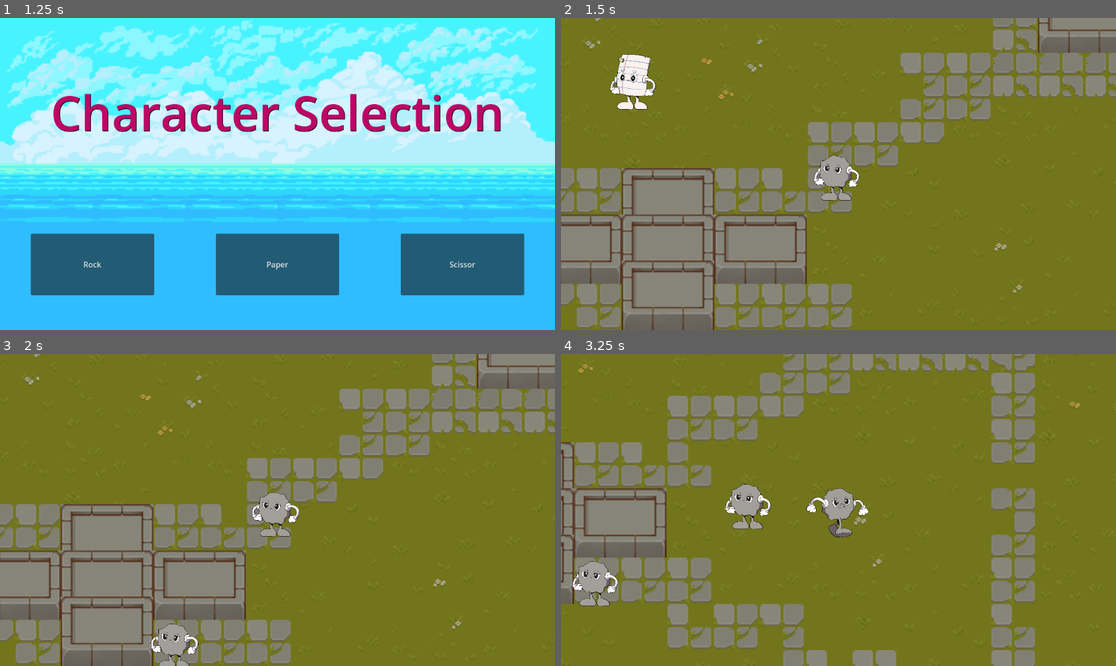
Above: before the commit, frames 1-4 (two rows, left to right).
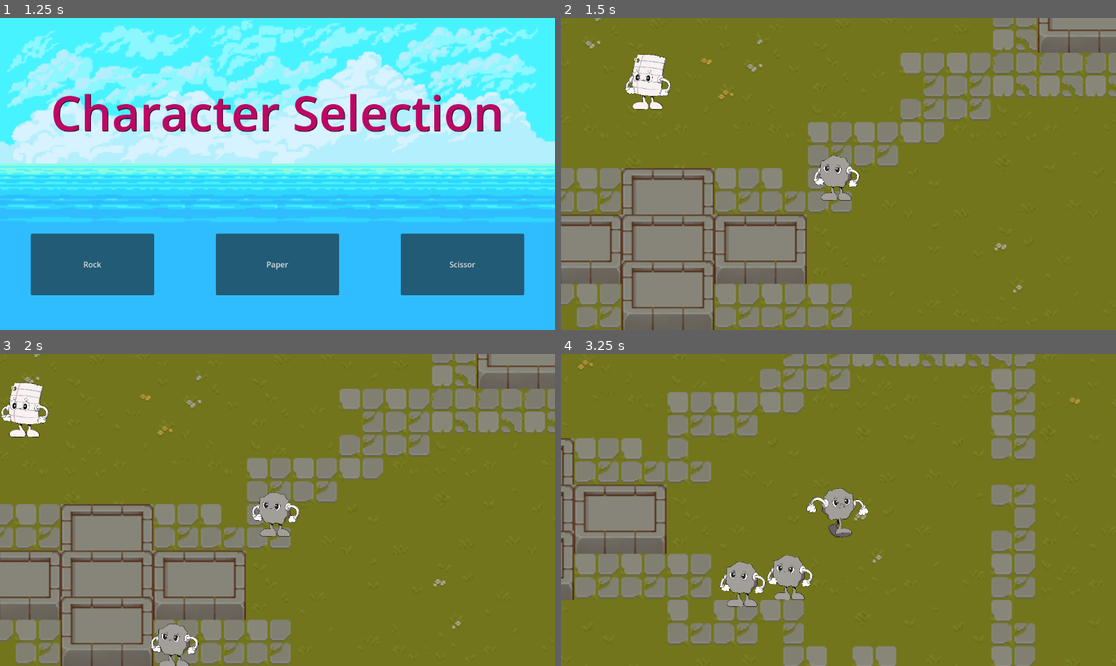
Above: after the commit, the same moments.

Repository: AKARandy/ROS
Game: Godot game, scene res://menus/menu.tscn
Same seed, same stepped clock (60 frames per second), same inputs: the game is played once before the commit and once after it.
Inputs:
- Up to frame 1 (1.25 s): click "Play" at 0.5 s
- Up to frame 2 (1.5 s): click "Rock" at 1.25 s
- Up to frame 3 (2 s): no input
- Up to frame 4 (3.25 s): hold Right (ui_right) 2.03-2.78 s; hold Down (ui_down) from 2.78 s (still down)

Frame 1 is identical in both runs. In frame 2, 1.1% of the frame differs, in the area x 8-20%, y 11-30%; in frame 3, 1.0%; in frame 4, 12%, in the area x 0-100%, y 0-100%.

Commit message:
Massive A.I movement improvement
But god knows what im typing, the ai improved but lots of thing needed improvement

Diff:
--- a/entities/enemy/ai_papper.gd
+++ b/entities/enemy/ai_papper.gd
@@ -12,23 +12,52 @@
 var body_to_flee_from : Vector2
 var random_target_pos : Vector2 = Vector2(450,300)
 
+var stuck_timer: float = 0.0
+
 func _physics_process(delta):
-	if chase == true:
-		var direction = (the_chased - self.position).normalized()
-		velocity.x = direction.x * speed
-		velocity.y = direction.y * speed
+	var target_velocity = Vector2.ZERO
 
-	if chase == false:
+	if chase:
+		target_velocity = (the_chased - self.position).normalized() * speed
+	else:
 		match state:
 			FLEEING:
-				position -= position.direction_to(body_to_flee_from) * speed * delta
+				target_velocity = -position.direction_to(body_to_flee_from) * speed
+				if is_stuck(target_velocity, delta):
+					state = ROAMING
+					random_target_pos = Vector2(
+						randf_range(0.0, get_viewport_rect().size.x),
+						randf_range(0.0, get_viewport_rect().size.y)
+					)
 			ROAMING:
+				stuck_timer += delta
 				if position.distance_to(random_target_pos) <= speed * delta:
-					random_target_pos = CENTER + Vector2(0,300).rotated(randf() * 2 * PI)
+					random_target_pos = Vector2(
+						randf_range(0.0, get_viewport_rect().size.x),
+						randf_range(0.0, get_viewport_rect().size.y)
+					)
+					stuck_timer = 0.0  # Reset the stuck timer
+				elif is_stuck(target_velocity, delta):
+					random_target_pos = Vector2(
+						randf_range(0.0, get_viewport_rect().size.x),
+						randf_range(0.0, get_viewport_rect().size.y)
+					)
+					stuck_timer = 0.0
 				else:
-					position += position.direction_to(random_target_pos) * speed * delta
+					target_velocity = position.direction_to(random_target_pos) * speed
 
+	velocity = lerp(velocity, target_velocity, delta * 10.0)
 	move_and_slide()
+
+	# Clamp the mob's position within the game area
+	position.x = clamp(position.x, 0.0, get_viewport_rect().size.x)
+	position.y = clamp(position.y, 0.0, get_viewport_rect().size.y)
+
+func is_stuck(target_velocity: Vector2, delta: float) -> bool:
+	stuck_timer += delta
+	if stuck_timer > 1.0 and target_velocity.length() < 1.0:
+		return true
+	return false
 
 func _on_player_detection_body_entered(body):
 	if body.has_method("get_entity_type"):
--- a/entities/enemy/ai_rock.gd
+++ b/entities/enemy/ai_rock.gd
@@ -12,23 +12,52 @@
 var body_to_flee_from : Vector2
 var random_target_pos : Vector2 = Vector2(450,300)
 
+var stuck_timer: float = 0.0
+
 func _physics_process(delta):
-	if chase == true:
-		var direction = (the_chased - self.position).normalized()
-		velocity.x = direction.x * speed
-		velocity.y = direction.y * speed
+	var target_velocity = Vector2.ZERO
 
-	if chase == false:
+	if chase:
+		target_velocity = (the_chased - self.position).normalized() * speed
+	else:
 		match state:
 			FLEEING:
-				position -= position.direction_to(body_to_flee_from) * speed * delta
+				target_velocity = -position.direction_to(body_to_flee_from) * speed
+				if is_stuck(target_velocity, delta):
+					state = ROAMING
+					random_target_pos = Vector2(
+						randf_range(0.0, get_viewport_rect().size.x),
+						randf_range(0.0, get_viewport_rect().size.y)
+					)
 			ROAMING:
+				stuck_timer += delta
 				if position.distance_to(random_target_pos) <= speed * delta:
-					random_target_pos = CENTER + Vector2(0,300).rotated(randf() * 2 * PI)
+					random_target_pos = Vector2(
+						randf_range(0.0, get_viewport_rect().size.x),
+						randf_range(0.0, get_viewport_rect().size.y)
+					)
+					stuck_timer = 0.0  # Reset the stuck timer
+				elif is_stuck(target_velocity, delta):
+					random_target_pos = Vector2(
+						randf_range(0.0, get_viewport_rect().size.x),
+						randf_range(0.0, get_viewport_rect().size.y)
+					)
+					stuck_timer = 0.0
 				else:
-					position += position.direction_to(random_target_pos) * speed * delta
+					target_velocity = position.direction_to(random_target_pos) * speed
 
+	velocity = lerp(velocity, target_velocity, delta * 10.0)
 	move_and_slide()
+
+	# Clamp the mob's position within the game area
+	position.x = clamp(position.x, 0.0, get_viewport_rect().size.x)
+	position.y = clamp(position.y, 0.0, get_viewport_rect().size.y)
+
+func is_stuck(target_velocity: Vector2, delta: float) -> bool:
+	stuck_timer += delta
+	if stuck_timer > 1.0 and target_velocity.length() < 1.0:
+		return true
+	return false
 
 func _on_player_detection_body_entered(body):
 	if body.has_method("get_entity_type"):
@@ -45,10 +74,10 @@
 func _on_player_detection_body_exited(body):
 	if body.has_method("get_entity_type"):
 		var entity_type = body.get_entity_type()
-		if entity_type == EntityRoles.Roles.PAPER:
+		if entity_type == EntityRoles.Roles.SCISSOR:
 			chase = false
 			the_chased = null
-		if entity_type == EntityRoles.Roles.ROCK:
+		if entity_type == EntityRoles.Roles.PAPER:
 			state = ROAMING
 			random_target_pos = position
 
--- a/entities/enemy/ai_scissor.gd
+++ b/entities/enemy/ai_scissor.gd
@@ -12,23 +12,52 @@
 var body_to_flee_from : Vector2
 var random_target_pos : Vector2 = Vector2(450,300)
 
+var stuck_timer: float = 0.0
+
 func _physics_process(delta):
-	if chase == true:
-		var direction = (the_chased - self.position).normalized()
-		velocity.x = direction.x * speed
-		velocity.y = direction.y * speed
+	var target_velocity = Vector2.ZERO
 
-	if chase == false:
+	if chase:
+		target_velocity = (the_chased - self.position).normalized() * speed
+	else:
 		match state:
 			FLEEING:
-				position -= position.direction_to(body_to_flee_from) * speed * delta
+				target_velocity = -position.direction_to(body_to_flee_from) * speed
+				if is_stuck(target_velocity, delta):
+					state = ROAMING
+					random_target_pos = Vector2(
+						randf_range(0.0, get_viewport_rect().size.x),
+						randf_range(0.0, get_viewport_rect().size.y)
+					)
 			ROAMING:
+				stuck_timer += delta
 				if position.distance_to(random_target_pos) <= speed * delta:
-					random_target_pos = CENTER + Vector2(0,300).rotated(randf() * 2 * PI)
+					random_target_pos = Vector2(
+						randf_range(0.0, get_viewport_rect().size.x),
+						randf_range(0.0, get_viewport_rect().size.y)
+					)
+					stuck_timer = 0.0  # Reset the stuck timer
+				elif is_stuck(target_velocity, delta):
+					random_target_pos = Vector2(
+						randf_range(0.0, get_viewport_rect().size.x),
+						randf_range(0.0, get_viewport_rect().size.y)
+					)
+					stuck_timer = 0.0
 				else:
-					position += position.direction_to(random_target_pos) * speed * delta
+					target_velocity = position.direction_to(random_target_pos) * speed
 
+	velocity = lerp(velocity, target_velocity, delta * 10.0)
 	move_and_slide()
+
+	# Clamp the mob's position within the game area
+	position.x = clamp(position.x, 0.0, get_viewport_rect().size.x)
+	position.y = clamp(position.y, 0.0, get_viewport_rect().size.y)
+
+func is_stuck(target_velocity: Vector2, delta: float) -> bool:
+	stuck_timer += delta
+	if stuck_timer > 1.0 and target_velocity.length() < 1.0:
+		return true
+	return false
 
 func _on_player_detection_body_entered(body):
 	if body.has_method("get_entity_type"):
